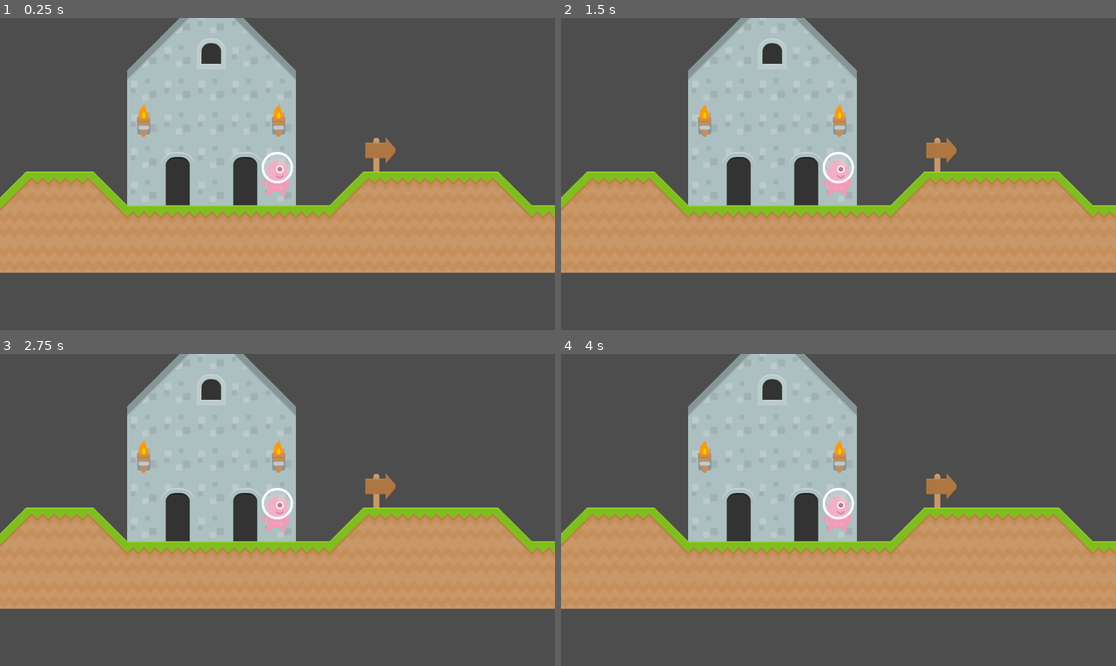
Above: before the commit, frames 1-4 (two rows, left to right).
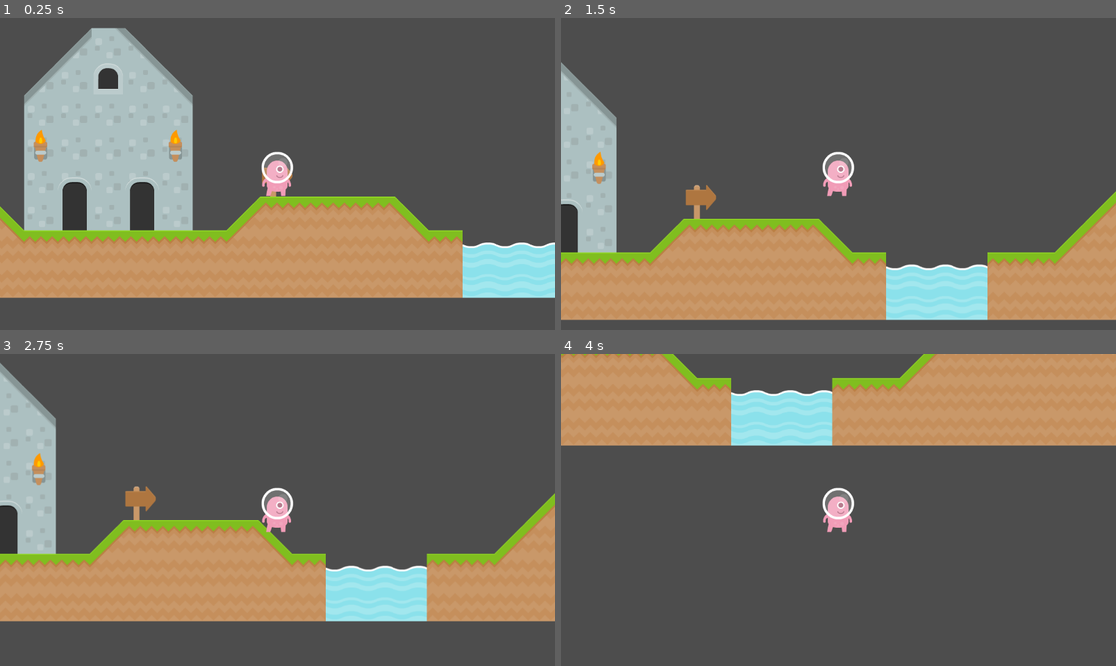
Above: after the commit, the same moments.

Repository: marleeeeeey/godot_exmples
Game: Godot game, scene res://scenes/main.tscn
Two runs of this game, one before a commit and one after it. Both use one fixed random seed, a clock stepped at 60 frames per second and the inputs below. Before the commit the project has no main scene; this scene is started directly in both runs.
Inputs:
- Up to frame 1 (0.25 s): no input
- Up to frame 2 (1.5 s): tap Enter (ui_accept) at 0.5, 0.6, 0.77, 1.07, 1.35 s; hold Right (ui_right) from 0.53 s (still down)
- Up to frame 3 (2.75 s): tap Enter (ui_accept) at 1.52, 1.82, 2.1 s; release Right (ui_right) at 2.03 s; hold Left (ui_left) from 2.03 s (still down)
- Up to frame 4 (4 s): release Left (ui_left) at 2.78 s; hold Right (ui_right) from 2.78 s (still down); tap Enter (ui_accept) at 2.85, 3.02, 3.32, 3.6, 3.77 s

The runs differ from the first frame. In frame 1, 45% of the frame differs, in the area x 0-100%, y 0-90%; in frame 2, 55%; in frame 3, 39%; in frame 4, 64%, in the area x 0-100%, y 0-82%.

Commit message:
Add template script for player. With moving and jumping.

Diff:
--- a/006_character_2d_controller/project.godot
+++ b/006_character_2d_controller/project.godot
@@ -11,4 +11,5 @@
 [application]
 
 config/name="006 Character 2d Controller"
+run/main_scene="res://scenes/main.tscn"
 config/features=PackedStringArray("4.2", "Forward Plus")
--- a/006_character_2d_controller/scenes/main.tscn
+++ b/006_character_2d_controller/scenes/main.tscn
@@ -17,4 +17,4 @@
 layer_2/tile_data = PackedInt32Array(65523, 589824, 3, 131059, 589824, 4, 65521, 589824, 3, 131057, 589824, 4, -131086, 65536, 0, -16, 65536, 2, -12, 65536, 2, 65551, 262144, 5, 65527, 262144, 3)
 
 [node name="Player" parent="." instance=ExtResource("1_gn1tk")]
-position = Vector2(-376, 85)
+position = Vector2(-162, 20)
--- /dev/null
+++ b/006_character_2d_controller/scenes/scene_player_001/player.gd
@@ -0,0 +1,28 @@
+extends CharacterBody2D
+
+
+const SPEED = 300.0
+const JUMP_VELOCITY = -400.0
+
+# Get the gravity from the project settings to be synced with RigidBody nodes.
+var gravity: int = ProjectSettings.get_setting("physics/2d/default_gravity")
+
+
+func _physics_process(delta: float) -> void:
+	# Add the gravity.
+	if not is_on_floor():
+		velocity.y += gravity * delta
+
+	# Handle jump.
+	if Input.is_action_just_pressed("ui_accept") and is_on_floor():
+		velocity.y = JUMP_VELOCITY
+
+	# Get the input direction and handle the movement/deceleration.
+	# As good practice, you should replace UI actions with custom gameplay actions.
+	var direction := Input.get_axis("ui_left", "ui_right")
+	if direction:
+		velocity.x = direction * SPEED
+	else:
+		velocity.x = move_toward(velocity.x, 0, SPEED)
+
+	move_and_slide()
--- a/006_character_2d_controller/scenes/scene_player_001/player.tscn
+++ b/006_character_2d_controller/scenes/scene_player_001/player.tscn
@@ -1,5 +1,6 @@
-[gd_scene load_steps=3 format=3 uid="uid://b44gy86luotnb"]
+[gd_scene load_steps=4 format=3 uid="uid://b44gy86luotnb"]
 
+[ext_resource type="Script" path="res://scenes/scene_player_001/player.gd" id="1_u84ey"]
 [ext_resource type="Texture2D" uid="uid://4afvuhouabva" path="res://assets/sprites_buble_man/p3_stand.png" id="1_vqu7c"]
 
 [sub_resource type="CapsuleShape2D" id="CapsuleShape2D_mlysa"]
@@ -7,6 +8,7 @@
 height = 94.0
 
 [node name="Player" type="CharacterBody2D"]
+script = ExtResource("1_u84ey")
 
 [node name="IdleSprite" type="Sprite2D" parent="."]
 texture = ExtResource("1_vqu7c")
